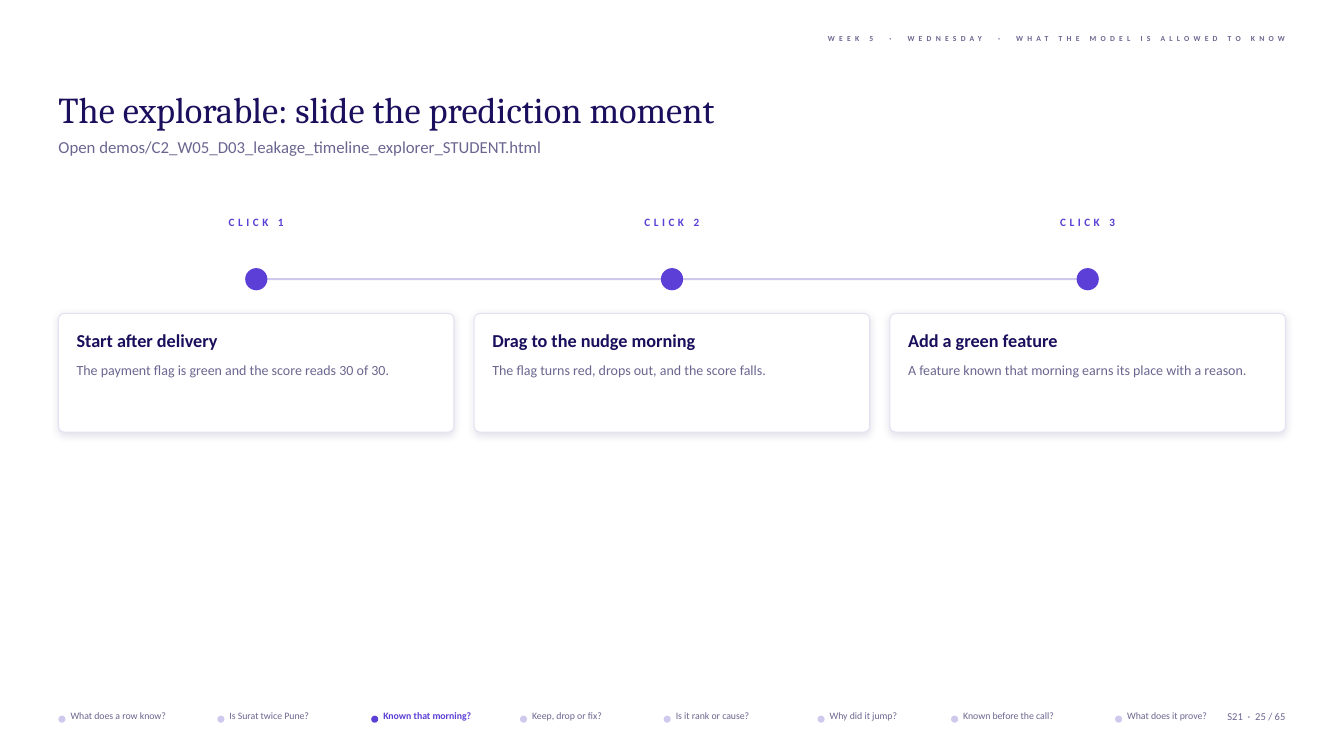
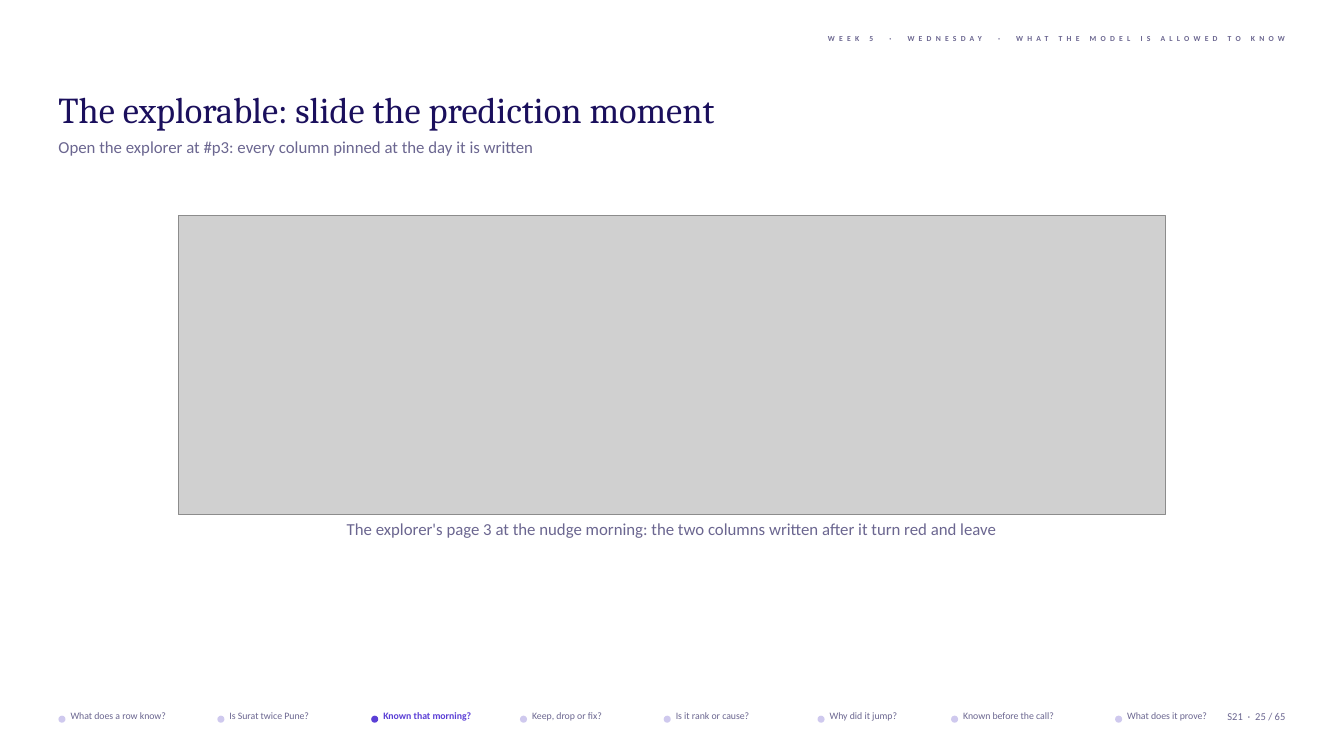
Before and after one commit to fde-academy-lab/c2-content-factory, a slide deck: slide 25 of content/W05/D3/1_in_class_training_content/slides/C2_W05_D03_slides_STUDENT.pptx. Drawn at 1344x756 pixels with LibreOffice and Linux fonts; fonts in the diff are those of the drawing; grey boxes stand for pictures; background and template pictures are left out. Boxes give left, top, right and bottom in pixels: in the first picture for what was removed or moved away, otherwise in the second. Text is boxed around its words. In the diff, an @@ line names an element or a change of style, - is before the commit and + after.

```diff
--- a/content/W05/D3/1_in_class_training_content/slides/C2_W05_D03_slides_STUDENT.pptx
+++ b/content/W05/D3/1_in_class_training_content/slides/C2_W05_D03_slides_STUDENT.pptx
@@ text at [58,141,533,156]: text changed @@
-Open demos/C2_W05_D03_leakage_timeline_explorer_STUDENT.html
+Open the explorer at #p3: every column pinned at the day it is written
@@ picture added at [178,216,1167,515] @@
@@ text removed at [229,218,284,226] @@
-CLICK 1
@@ text removed at [644,218,700,226] @@
-CLICK 2
@@ text removed at [1060,218,1115,226] @@
-CLICK 3
@@ ellipse removed at [245,268,267,290] @@
@@ ellipse removed at [661,268,684,290] @@
@@ ellipse removed at [1077,268,1099,290] @@
@@ rectangle removed at [256,278,1088,280] @@
@@ rounded rectangle removed at [58,314,454,433] @@
@@ rounded rectangle removed at [474,314,869,433] @@
@@ rounded rectangle removed at [890,314,1286,433] @@
@@ text removed at [77,334,217,350] @@
-Start after delivery
@@ text removed at [492,334,696,350] @@
-Drag to the nudge morning
@@ text removed at [908,334,1058,350] @@
-Add a green feature
@@ text removed at [77,365,389,378] @@
-The payment flag is green and the score reads 30 of 30.
@@ text removed at [492,365,766,378] @@
-The flag turns red, drops out, and the score falls.
@@ text removed at [908,365,1246,378] @@
-A feature known that morning earns its place with a reason.
@@ text added at [347,523,996,538], 12 pt, text #6B6690 @@
+The explorer's page 3 at the nudge morning: the two columns written after it turn red and leave
```
Also in this commit, not shown: 8 other slides changed, 6 other files.
